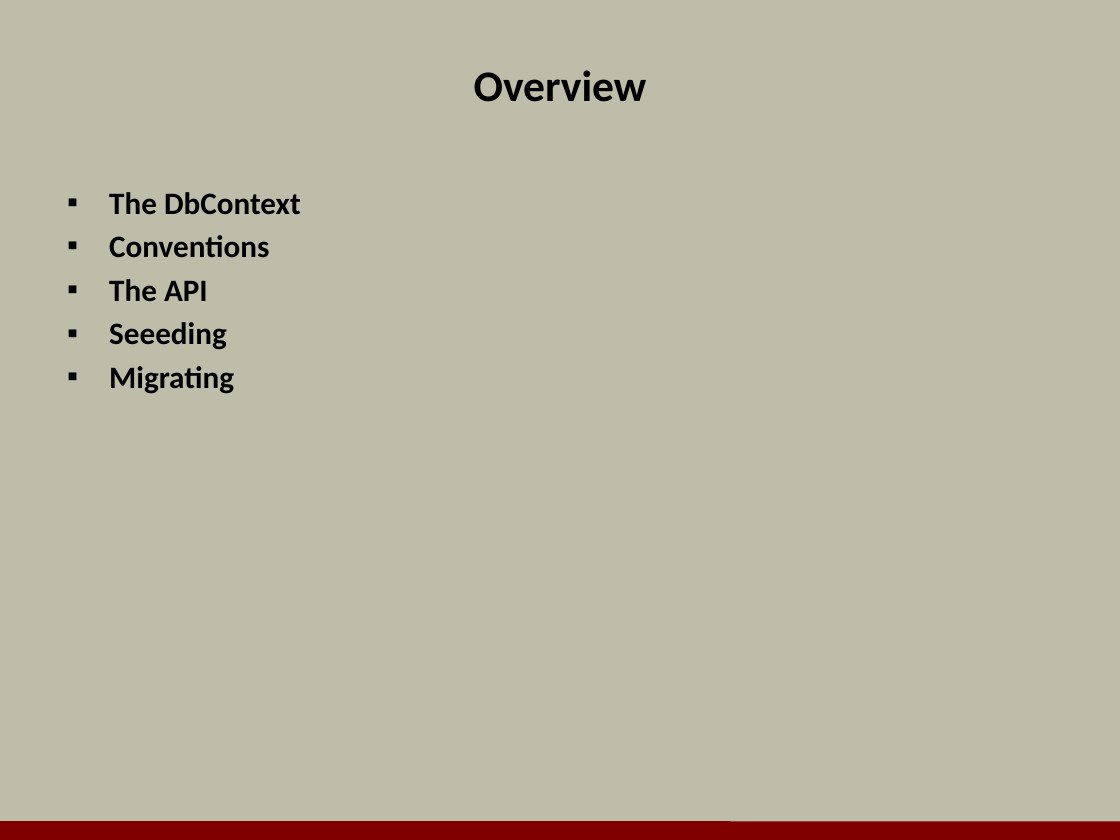
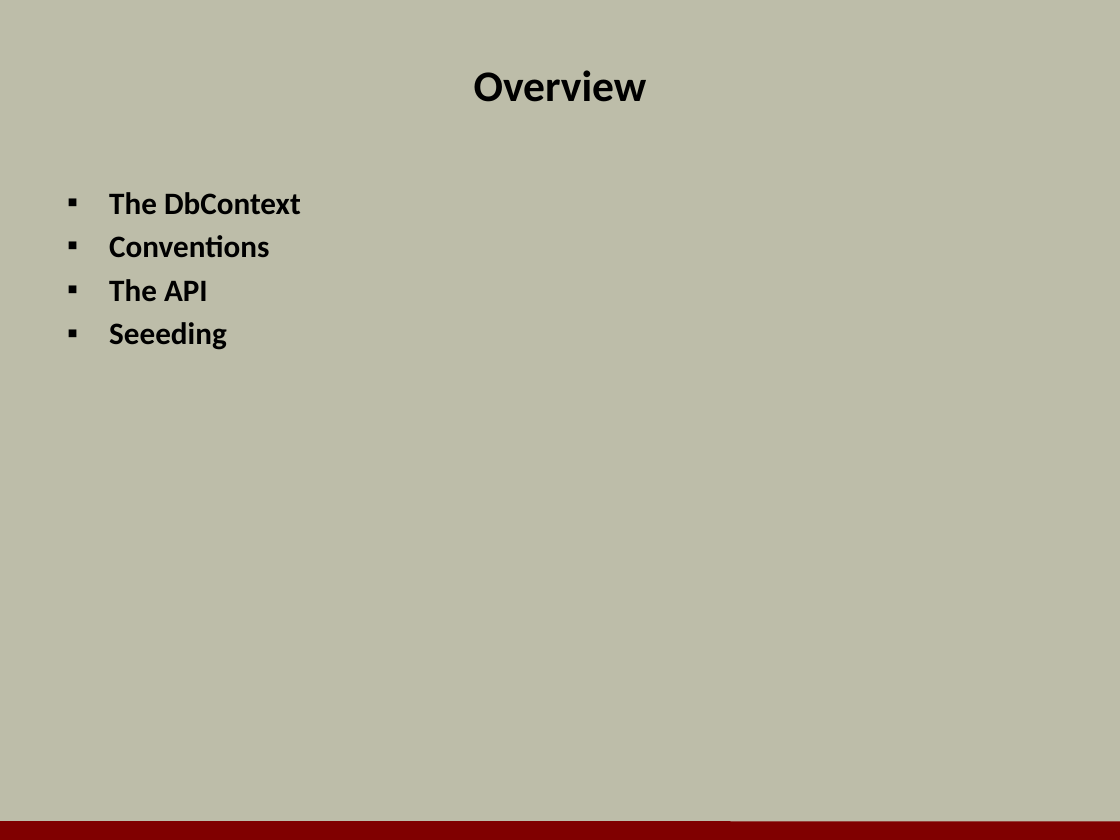
Before and after one commit to OdeToCode/classes, a slide deck: slide 2 of linq/slides/09_DbContext.pptx. Drawn at 1120x840 pixels with LibreOffice and Linux fonts; fonts in the diff are those of the drawing; background and template pictures are left out. Boxes give left, top, right and bottom in pixels: in the first picture for what was removed or moved away, otherwise in the second. Text is boxed around its words. In the diff, an @@ line names an element or a change of style, - is before the commit and + after.

```diff
--- a/linq/slides/09_DbContext.pptx
+++ b/linq/slides/09_DbContext.pptx
@@ text at (109,366,234,394): paragraph removed @@
-▪ Migrating
```
Also in this commit, not shown: 1 other file.
